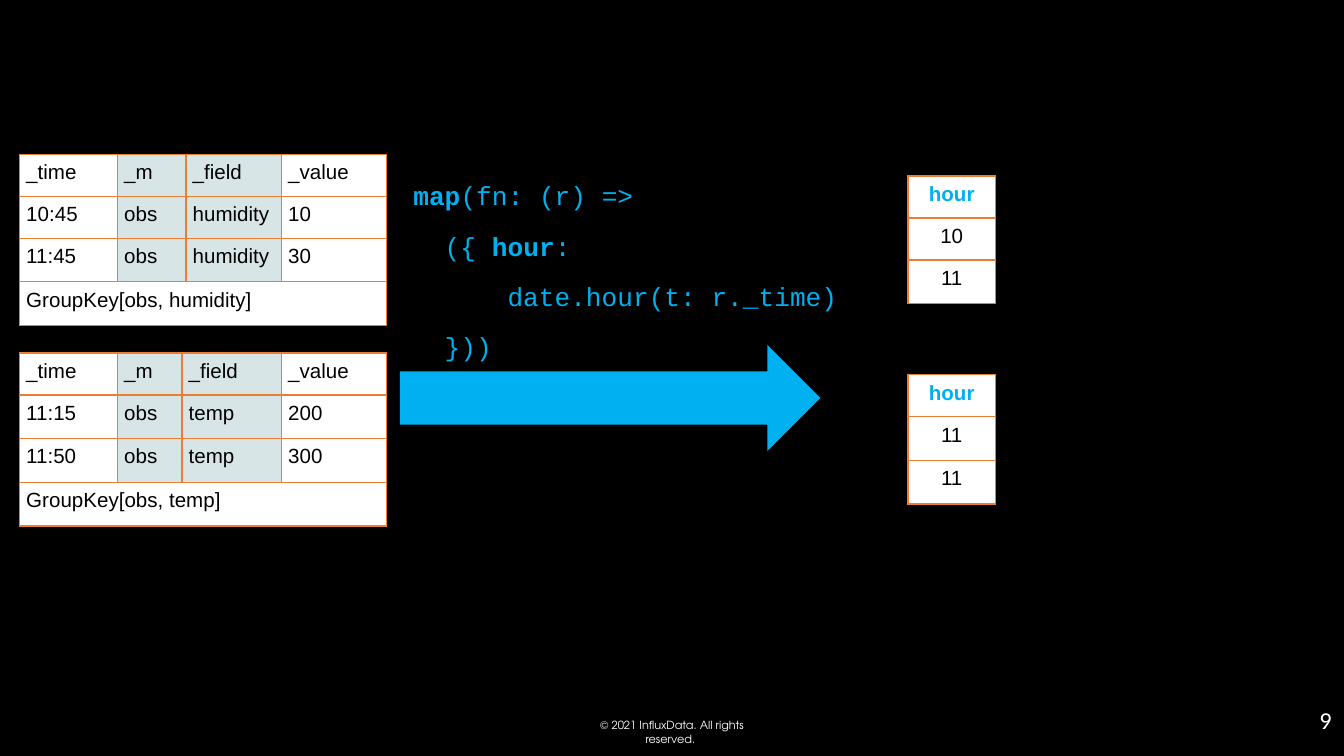
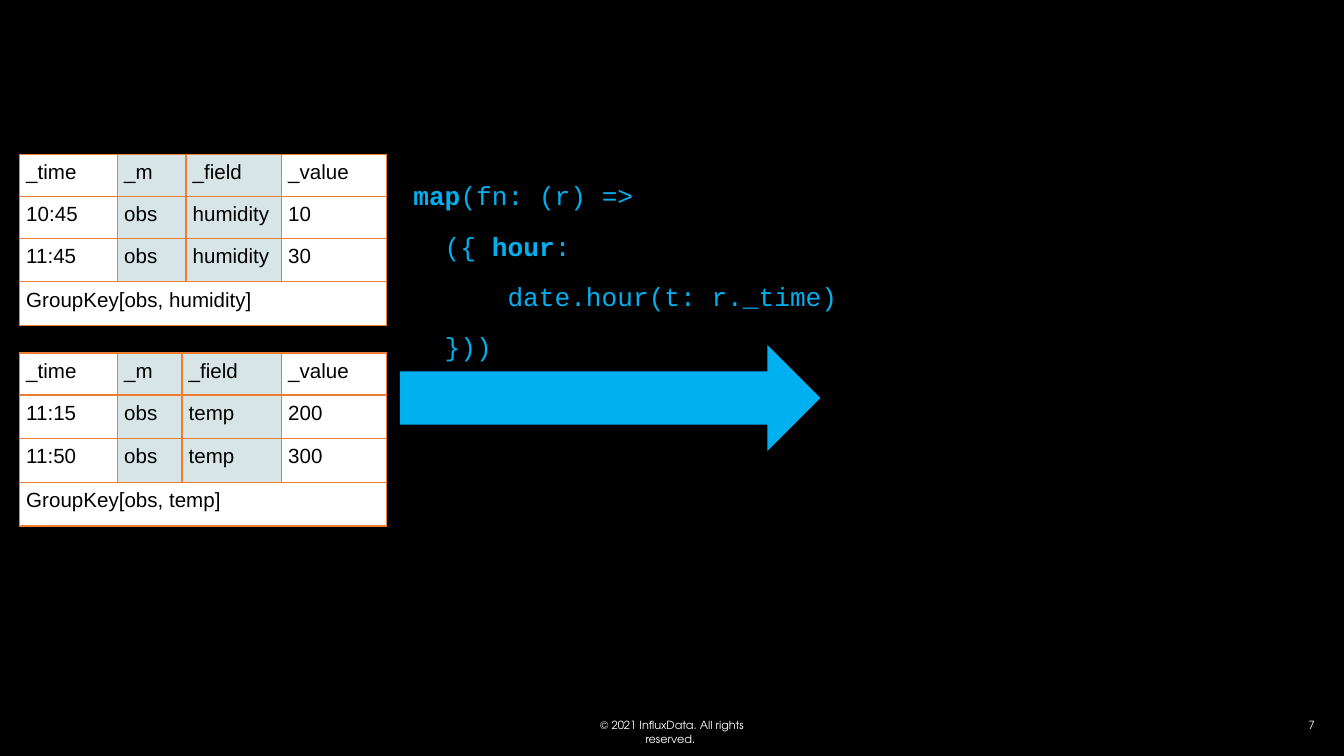
Before and after one commit to influxdata/influxdb-university, a slide deck: slide 7 of Training-material/day 1/04_advanced-data-analysis-map-UDF.pptx (slide 9 before the commit). Drawn at 1344x756 pixels with LibreOffice and Linux fonts; fonts in the diff are those of the drawing; background and template pictures are left out. Boxes give left, top, right and bottom in pixels: in the first picture for what was removed or moved away, otherwise in the second. Text is boxed around its words. In the diff, an @@ line names an element or a change of style, - is before the commit and + after.

```diff
--- a/Training-material/day 1/04_advanced-data-analysis-map-UDF.pptx
+++ b/Training-material/day 1/04_advanced-data-analysis-map-UDF.pptx
@@ table removed at (909,176,996,304), 3 rows, 1 columns @@
-hour
-10
-11
@@ table removed at (909,375,996,504), 3 rows, 1 columns @@
-hour
-11
-11
@@ page number removed at (1319,713,1331,729) @@
-9
@@ page number added at (1309,720,1315,729), 6 pt, text #FFFFFF @@
+7
```
Also in this commit, not shown: 31 other slides changed, 1 slide added, 1 slide removed, 25 other files.
